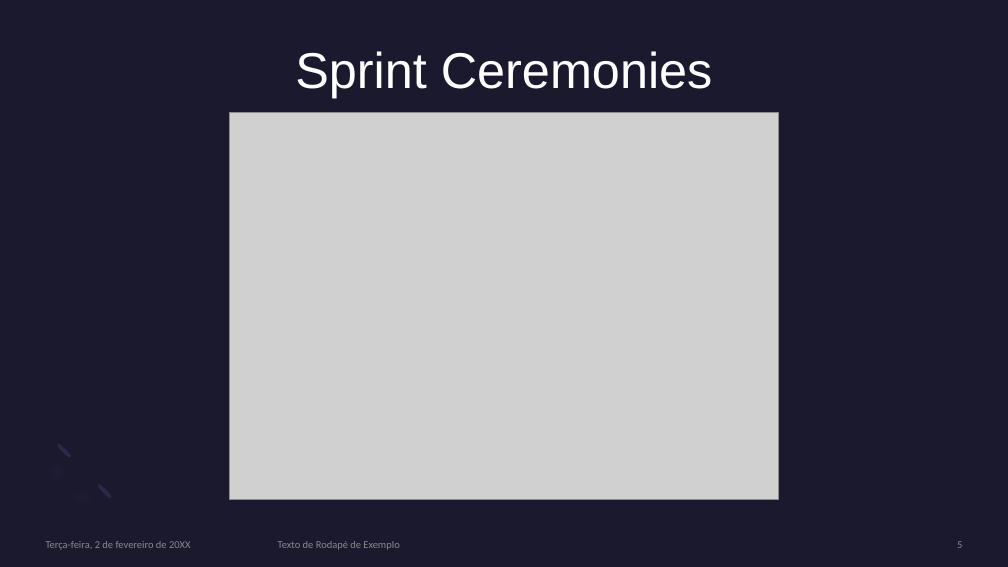
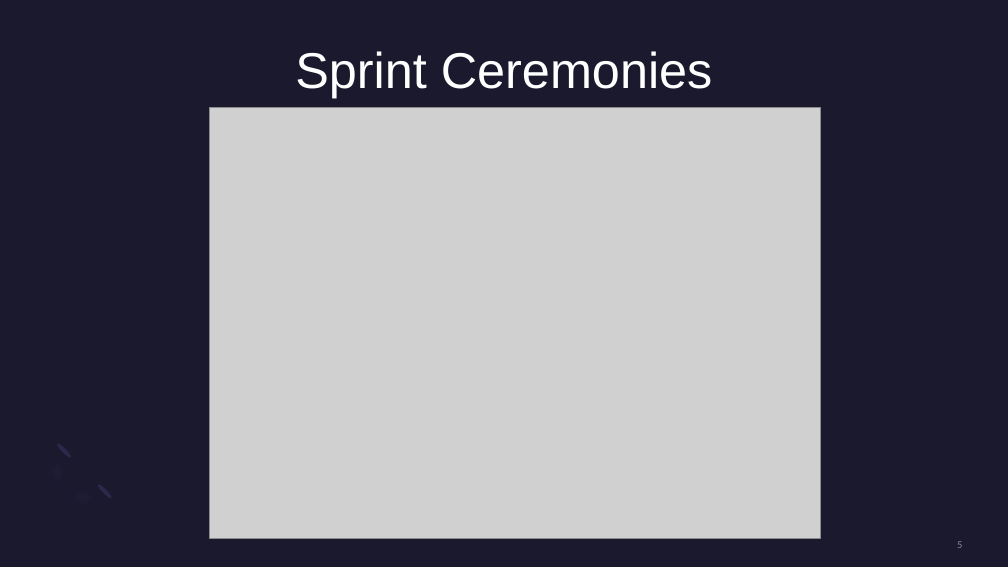
Before and after one commit to LourencoMelo/ISEP-EAPLI, a slide deck: slide 5 of eapli.base/docs/1191419/US9002/US9002PP.pptx. Drawn at 1008x567 pixels with LibreOffice and Linux fonts; fonts in the diff are those of the drawing; grey boxes stand for pictures. Boxes give left, top, right and bottom in pixels: in the first picture for what was removed or moved away, otherwise in the second. Text is boxed around its words. In the diff, an @@ line names an element or a change of style, - is before the commit and + after.

```diff
--- a/eapli.base/docs/1191419/US9002/US9002PP.pptx
+++ b/eapli.base/docs/1191419/US9002/US9002PP.pptx
@@ picture resized from (x1=230, y1=113, x2=779, y2=500) to (x1=209, y1=107, x2=820, y2=538) @@
@@ text removed at (x1=46, y1=541, x2=190, y2=550) @@
-Terça-feira, 2 de fevereiro de 20XX
@@ text removed at (x1=278, y1=541, x2=399, y2=550) @@
-Texto de Rodapé de Exemplo
```
Also in this commit, not shown: 4 other files.
